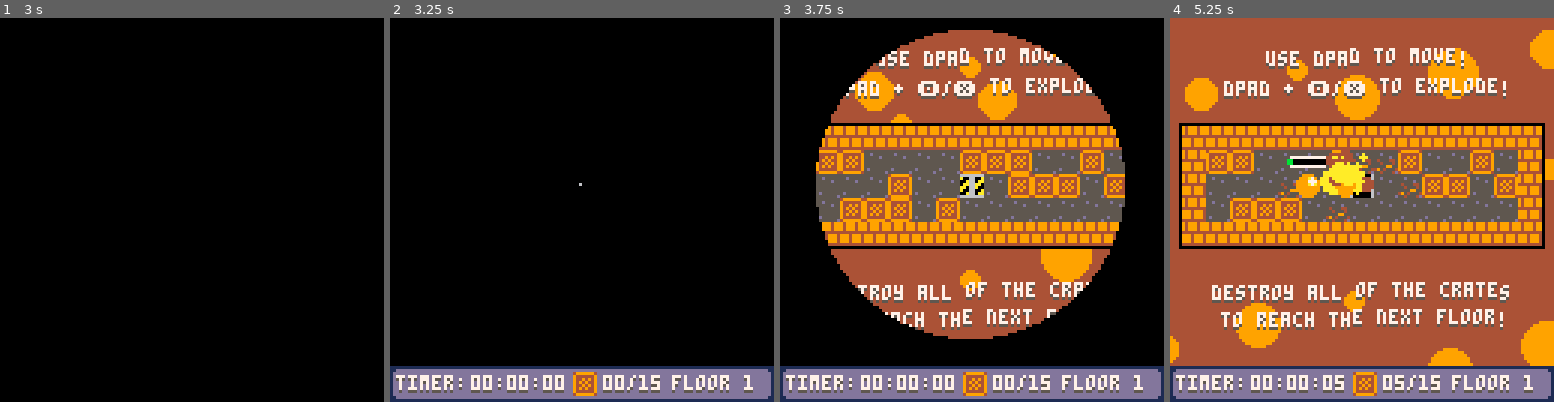
Above: before the commit, frames 1-4 (left to right).
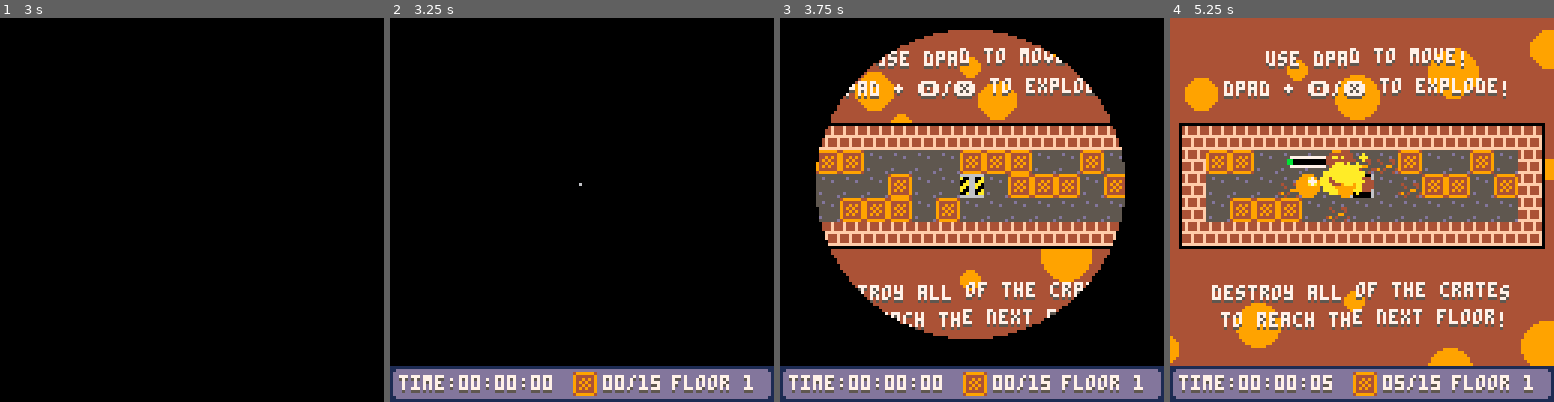
Above: after the commit, the same moments.

Repository: SHKBRD/P8CrateBall
Game: PICO-8 cartridge balltest24.p8
The game is run twice, just before and just after one commit, with the same random seed, the same clock (stepped at 60 frames per second) and the same inputs.
Inputs:
- Up to frame 1 (3 s): tap X (X key) at 0.33, 1.07, 1.85, 2.97 s; tap O (Z key) at 0.7, 1.7, 2.1, 2.5, 2.9 s; hold Right 1.6-2.1 s; hold Up 2.15-2.42 s; hold Right from 2.47 s (still down)
- Up to frame 2 (3.25 s): release Right at 3.03 s; hold Left from 3.08 s (still down)
- Up to frame 3 (3.75 s): tap O (Z key) at 3.3, 3.7 s; release Left at 3.58 s; hold Down from 3.63 s (still down)
- Up to frame 4 (5.25 s): release Down at 3.97 s; hold Right 4.02-4.68 s; tap X (X key) at 4.08, 5.2 s; tap O (Z key) at 4.1, 4.5, 4.9 s; hold Up 4.73-5.03 s; hold Left from 5.08 s (still down)

Frame 1 is identical in both runs. In frame 2, 1.1% of the frame differs, in the area x 1-46%, y 92-98%; in frame 3, 11%; in frame 4, 15%, in the area x 1-97%, y 28-98%.

Commit message:
update timer drawing, update wall palette

Diff:
--- a/balltest24.p8
+++ b/balltest24.p8
@@ -87,7 +87,7 @@
 	--clock
 	--[minutes, seconds, millis]
 	clk = {0, 0, 0}
-	clkx = 39
+	clkx = 14
 	clky = 131
 	clkdir=mode
 	if mode==2 then
@@ -1901,8 +1901,13 @@
 
 function draw_hud()
 	draw_low_bg()
-	draw_str("timer:", 14, 131)
-	draw_clock(clkx,clky)
+	if gamemode==1 then
+		timename="time:"
+	else
+		timename="timer:"
+	end
+	draw_str(timename, 15, 131)
+	draw_clock(clkx+#timename*4+1,clky)
 	draw_crates_rem()
 	draw_floor_count()
 	draw_wins()
@@ -2661,14 +2666,14 @@
 00000000111111119999999988888888000000000000000000000000000000000000000000000000949494494494944904949449000099006556565600006600
 00000000011111100999999008888880000000000000000000000000000000000000000000000000944444499444444494444444490400046d5555d667070007
 00000000001111000099990000888800000000000000000000000000000000000000000000000000499999944944494409400900004000406666666600600060
-8888888894999499f9fff9ff55555555666666660000000000000000000000000000000000000000000000000000000000000000000000000333333000000000
-8888888894999499f9fff9ff55d55555a006600a00000000000000000000000000000000000000000000800000000000000800000008000033b77b3300000000
-8888888894999499f9fff9ff55555d5500a660aa0000000000000000000000000000000000000000000880000008800000088000000880003bb77bb300000000
-888888884444444499999999555555550aa66aa00000000000000000000000000000000000000000000988000009880000888800008890003777777300000000
-8888888899949994fff9fff955555555aa066a000000000000000000000000000000000000000000008998000889980008899800008998803777777300000000
-8888888899949994fff9fff955555555a006600a00000000000000000000000000000000000000000899a980089a99800899a980089a99883bb77bb300000000
-8888888899949994fff9fff95d55555500a660aa0000000000000000000000000000000000000000089aa800088aa980008aa980089aa98033b77b3300000000
-8888888844444444999999995555555d666666660000000000000000000000000000000000000000008998000008980000898000008988000333333000000000
+888888884f444f44f9fff9ff55555555666666660000000000000000000000000000000000000000000000000000000000000000000000000333333000000000
+888888884f444f44f9fff9ff55d55555a006600a00000000000000000000000000000000000000000000800000000000000800000008000033b77b3300000000
+888888884f444f44f9fff9ff55555d5500a660aa0000000000000000000000000000000000000000000880000008800000088000000880003bb77bb300000000
+88888888ffffffff99999999555555550aa66aa00000000000000000000000000000000000000000000988000009880000888800008890003777777300000000
+88888888444f444ffff9fff955555555aa066a000000000000000000000000000000000000000000008998000889980008899800008998803777777300000000
+88888888444f444ffff9fff955555555a006600a00000000000000000000000000000000000000000899a980089a99800899a980089a99883bb77bb300000000
+88888888444f444ffff9fff95d55555500a660aa0000000000000000000000000000000000000000089aa800088aa980008aa980089aa98033b77b3300000000
+88888888ffffffff999999995555555d666666660000000000000000000000000000000000000000008998000008980000898000008988000333333000000000
 11111111111111111111111107000000000000000000000000000000000000000000000000000000666666666666666666666666011111100d1111d00dddddd0
 11dddddddddddddddddddd117070000000000000000000000000000000000000000000000000000062288226633333366cccccc61dddddd1d1dddd1ddd1111dd
 1dddddddddddddddddddddd1000000000000000000000000000000000000000000000000000000006228822663bbbb366cddddc61d1111d11dd11dd1d1dddd1d
